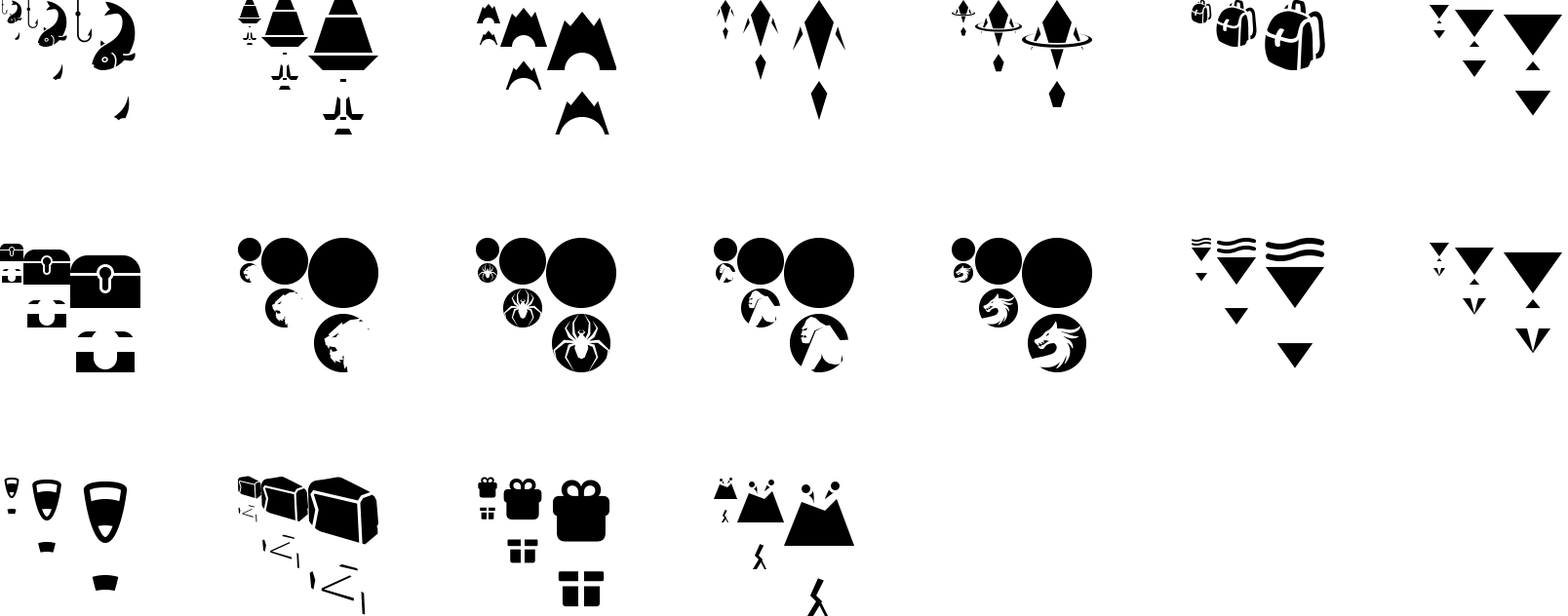
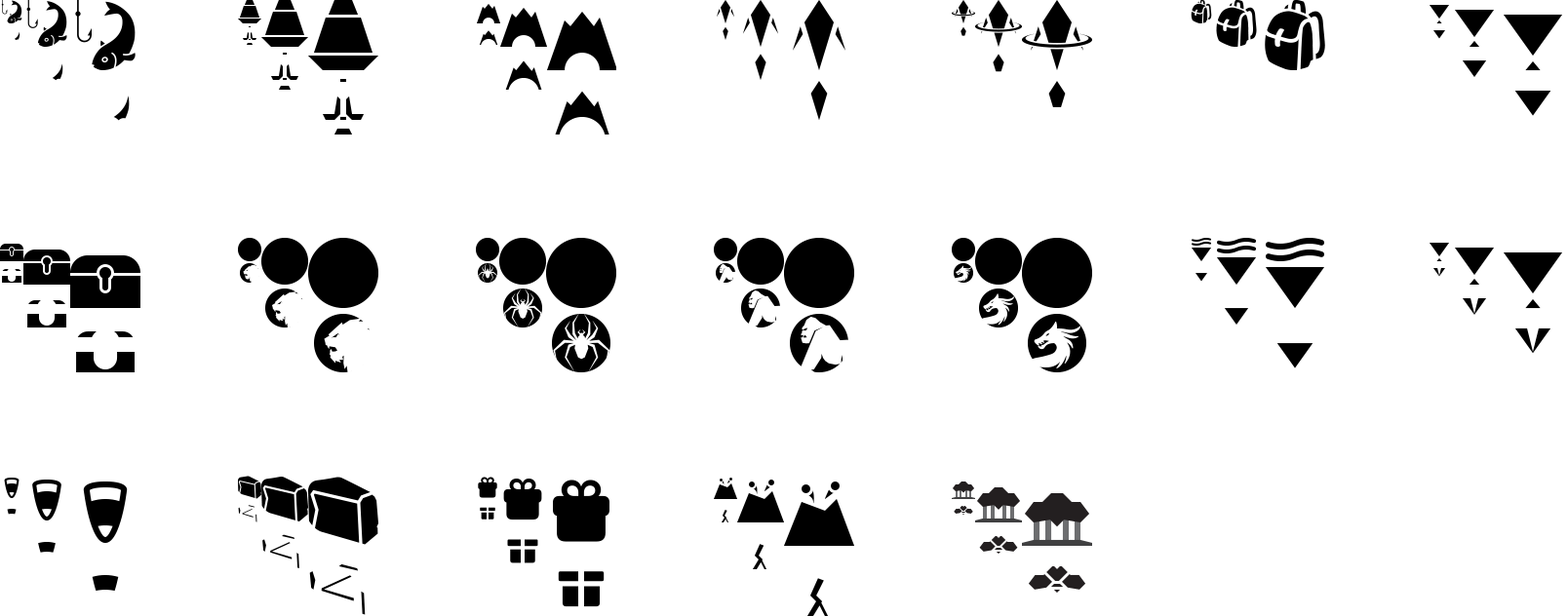
Comparing the layer stacks of the two (1568, 616) images. Changes:
added group "Mission" (1st of 2) with 3 layers above "Volcanic Rock" over [951, 481, 1093, 593]
added layer "Mission copy" in group "Mission" over [975, 487, 1022, 554]
added layer "Mission copy 2" in group "Mission" over [1021, 493, 1093, 593]
added layer "Mission" (2nd of 2, in "Mission") in group "Mission" over [951, 481, 976, 515]
painted on "Volcano Rock" (1st of 3, in "Volcanic Rock") over [784, 546, 855, 616]
painted on "Volcano Rock" (2nd of 3, in "Volcanic Rock") over [753, 546, 767, 570]
painted on "Volcano Rock" (3rd of 3, in "Volcanic Rock") over [722, 510, 729, 523]
painted on "Treasure copy 2" over [70, 254, 141, 353]
painted on "Sea@3x" over [1265, 266, 1325, 306]
painted on "Sea@2x" over [1218, 260, 1255, 282]
painted on "Sea" (2nd of 2, in "Sea") over [1193, 250, 1210, 259]
painted on "Crate Bonus copy 2" over [1503, 251, 1563, 353]
painted on "Crate Bonus copy" over [1456, 250, 1492, 310]
painted on "Crate Bonus" (2nd of 2, in "Crate Bonus") over [1431, 245, 1448, 273]
painted on "Crate@3x" over [1503, 13, 1563, 92]
painted on "Crate@2x" over [1456, 12, 1492, 35]
painted on "Crate" (2nd of 2, in "Crate") over [1431, 7, 1448, 16]
painted on "Beaver Dam copy 2" over [547, 11, 617, 72]
painted on "Beaver Dam copy" over [515, 7, 548, 47]
painted on "Beaver Dam" (2nd of 2, in "Beaver Dam") over [484, 3, 501, 24]
painted on "Orbital" (2nd of 2, in "Orbital") over [240, 5, 260, 38]
painted on "Orbital copy" over [272, 11, 305, 76]
painted on "Orbital copy 2" over [313, 16, 373, 136]
